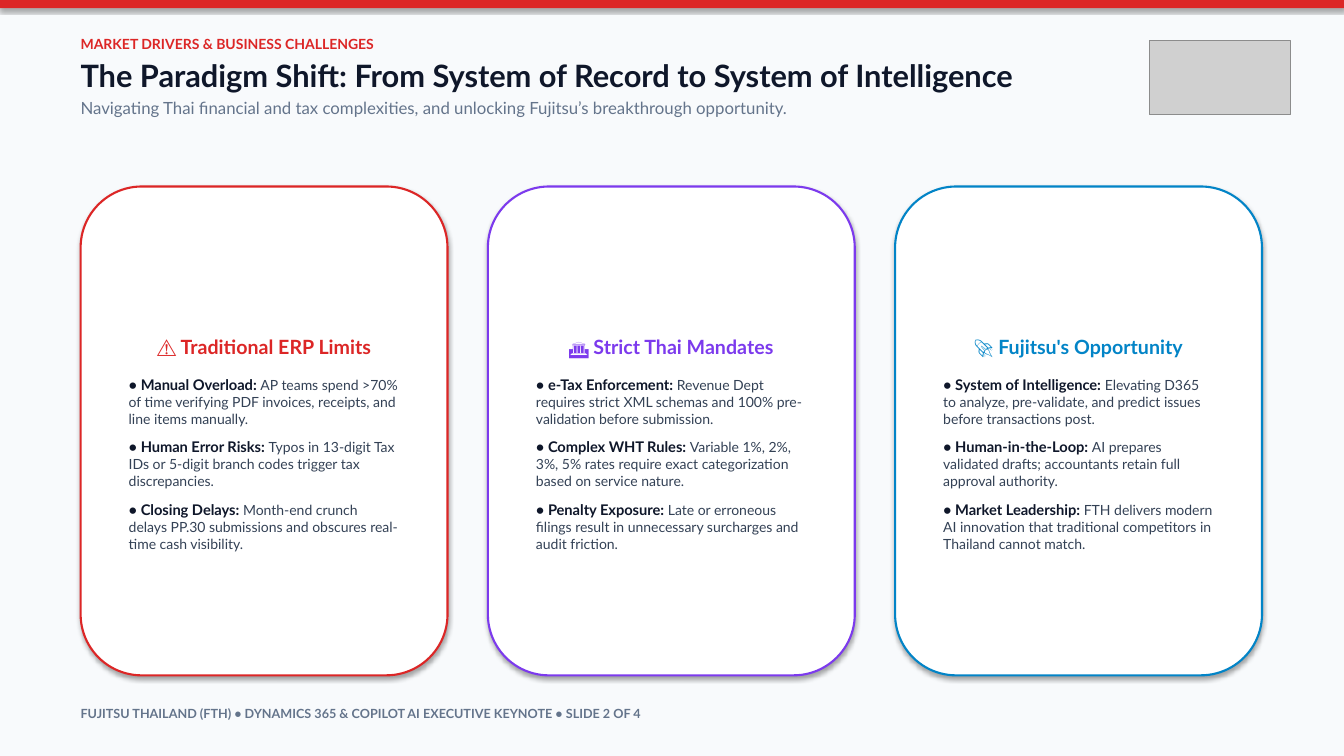
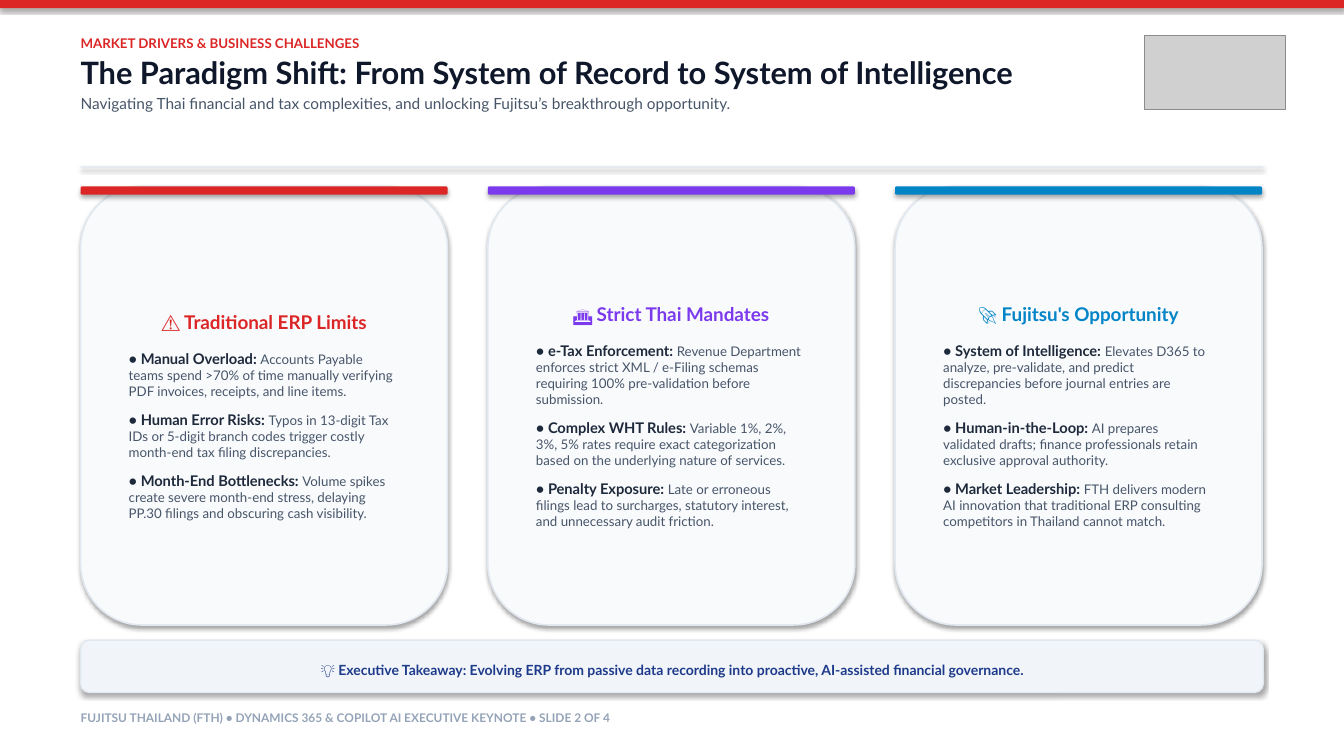
Before and after one commit to wititgithub/fth-d365-fo-copilot-deck, a slide deck: slide 2 of FTH_D365_Executive_Opening_Deck.pptx. Drawn at 1344x756 pixels with LibreOffice and Linux fonts; fonts in the diff are those of the drawing; grey boxes stand for pictures. Boxes give left, top, right and bottom in pixels: in the first picture for what was removed or moved away, otherwise in the second. Text is boxed around its words. In the diff, an @@ line names an element or a change of style, - is before the commit and + after.

```diff
--- a/FTH_D365_Executive_Opening_Deck.pptx
+++ b/FTH_D365_Executive_Opening_Deck.pptx
@@ rectangle at box(0, 0, 1344, 756): fill #F8FAFC to #FFFFFF @@
@@ text "MARKET DRIVERS & BUSINESS CHALLENGES" at box(81, 38, 1012, 112): size 10 to 9.5 pt in "MARKET DRIVERS & BUSINESS CHALLENGES"; size 12 to 11 pt, text colour #64748B to #475569 in "Navigating Thai financial and tax complexities, and ..."; less space between paragraphs @@
@@ picture: place and size @@
-picture at box(1149, 40, 1291, 115)
+picture at box(1144, 35, 1286, 110)
@@ rectangle added at box(81, 166, 1263, 167), fill #E2E8F0 @@
@@ rounded rectangle "⚠️ Traditional ERP Limits": place and size @@
-rounded rectangle "⚠️ Traditional ERP Limits" at box(81, 187, 448, 676)
+rounded rectangle "⚠️ Traditional ERP Limits" at box(81, 187, 448, 625)
@@ rounded rectangle "⚠️ Traditional ERP Limits" at box(81, 187, 448, 625): fill #FFFFFF to #F8FAFC; outline #DC2626 1.5 pt to #E2E8F0 1.2 pt @@
@@ rounded rectangle added at box(81, 187, 448, 195), fill #DC2626 @@
@@ rounded rectangle "🏛️ Strict Thai Mandates": place and size @@
-rounded rectangle "🏛️ Strict Thai Mandates" at box(488, 187, 855, 676)
+rounded rectangle "🏛️ Strict Thai Mandates" at box(488, 187, 855, 625)
@@ rounded rectangle "🏛️ Strict Thai Mandates" at box(488, 187, 855, 625): fill #FFFFFF to #F8FAFC; outline #7C3AED 1.5 pt to #E2E8F0 1.2 pt @@
@@ rounded rectangle added at box(488, 187, 855, 195), fill #7C3AED @@
@@ rounded rectangle "🚀 Fujitsu's Opportunity": place and size @@
-rounded rectangle "🚀 Fujitsu's Opportunity" at box(895, 187, 1262, 676)
+rounded rectangle "🚀 Fujitsu's Opportunity" at box(895, 187, 1262, 625)
@@ rounded rectangle "🚀 Fujitsu's Opportunity" at box(895, 187, 1262, 625): fill #FFFFFF to #F8FAFC; outline #0284C7 1.5 pt to #E2E8F0 1.2 pt @@
@@ rounded rectangle added at box(895, 187, 1262, 195), fill #0284C7 @@
@@ text in rounded rectangle at box(184, 315, 366, 329): size 14 to 13.5 pt in "⚠️ Traditional ERP Limits" @@
@@ text in rounded rectangle at box(597, 307, 769, 321): size 14 to 13.5 pt in "🏛️ Strict Thai Mandates" @@
@@ text in rounded rectangle at box(1002, 307, 1178, 325): size 14 to 13.5 pt in "🚀 Fujitsu's Opportunity" @@
@@ text in rounded rectangle at box(129, 353, 393, 521): text changed; size 10 to 9.5 pt; text colour #334155 to #475569 @@
-• Manual Overload: AP teams spend >70% of time verifying PDF invoices, receipts, and line items manually.
-• Human Error Risks: Typos in 13-digit Tax IDs or 5-digit branch codes trigger tax discrepancies.
-• Closing Delays: Month-end crunch delays PP.30 submissions and obscures real-time cash visibility.
+• Manual Overload: Accounts Payable teams spend >70% of time manually verifying PDF invoices, receipts, and line items.
+• Human Error Risks: Typos in 13-digit Tax IDs or 5-digit branch codes trigger costly month-end tax filing discrepancies.
+• Month-End Bottlenecks: Volume spikes create severe month-end stress, delaying PP.30 filings and obscuring cash visibility.
@@ text in rounded rectangle at box(536, 345, 801, 529): text changed; size 10 to 9.5 pt; text colour #334155 to #475569 @@
-• e-Tax Enforcement: Revenue Dept requires strict XML schemas and 100% pre-validation before submission.
-• Complex WHT Rules: Variable 1%, 2%, 3%, 5% rates require exact categorization based on service nature.
-• Penalty Exposure: Late or erroneous filings result in unnecessary surcharges and audit friction.
+• e-Tax Enforcement: Revenue Department enforces strict XML / e-Filing schemas requiring 100% pre-validation before submission.
+• Complex WHT Rules: Variable 1%, 2%, 3%, 5% rates require exact categorization based on the underlying nature of services.
+• Penalty Exposure: Late or erroneous filings lead to surcharges, statutory interest, and unnecessary audit friction.
@@ text in rounded rectangle at box(943, 345, 1205, 529): text changed; size 10 to 9.5 pt; text colour #334155 to #475569 @@
-• System of Intelligence: Elevating D365 to analyze, pre-validate, and predict issues before transactions post.
-• Human-in-the-Loop: AI prepares validated drafts; accountants retain full approval authority.
-• Market Leadership: FTH delivers modern AI innovation that traditional competitors in Thailand cannot match.
+• System of Intelligence: Elevates D365 to analyze, pre-validate, and predict discrepancies before journal entries are posted.
+• Human-in-the-Loop: AI prepares validated drafts; finance professionals retain exclusive approval authority.
+• Market Leadership: FTH delivers modern AI innovation that traditional ERP consulting competitors in Thailand cannot match.
@@ rounded rectangle added at box(81, 640, 1263, 693), fill #F1F5F9, outline #E2E8F0 1 pt, 10 pt, text #1E3A8A, bold @@
+💡 Executive Takeaway: Evolving ERP from passive data recording into proactive, AI-assisted financial governance.
@@ text "FUJITSU THAILAND (FTH) • DYNAMICS ..." at box(81, 713, 610, 724): size 9 to 8.5 pt, text colour #64748B to #94A3B8 @@
```
Also in this commit, not shown: 3 other slides changed, 3 other files.
